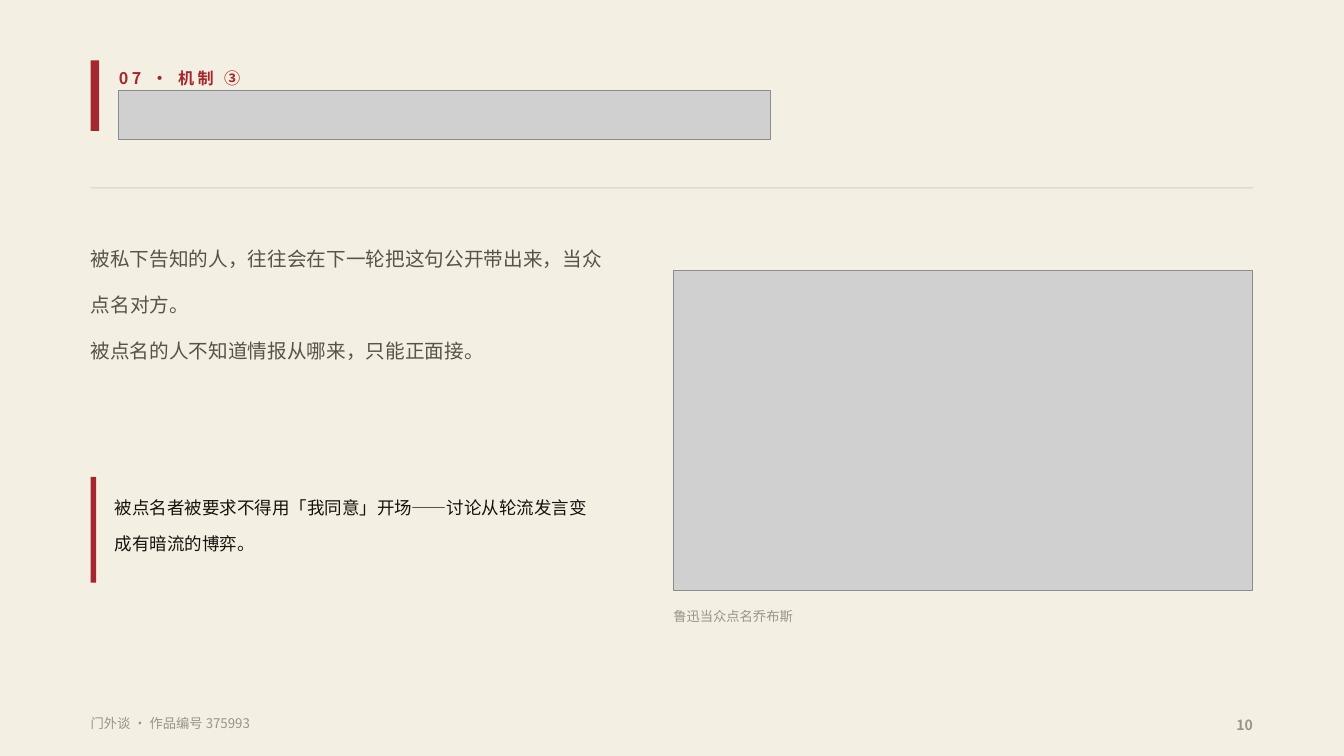
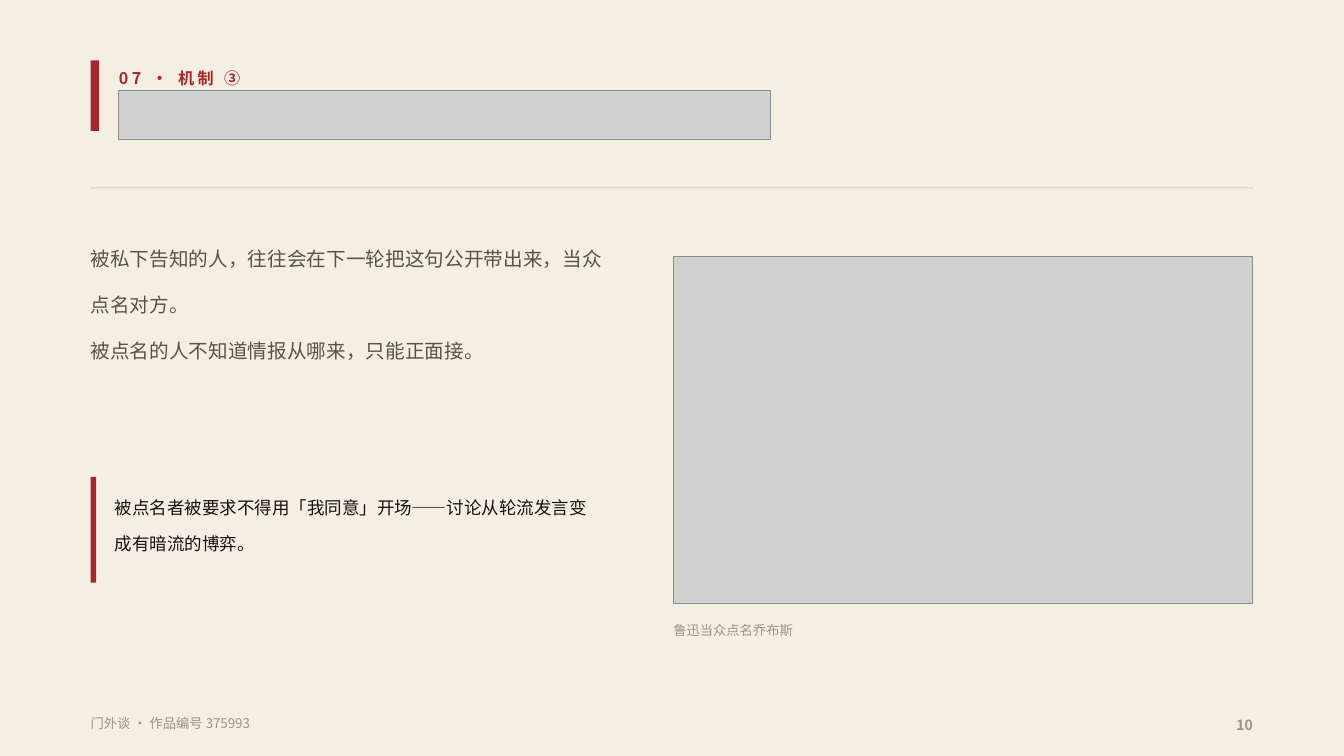
Before and after one commit to fsh114514/menwaitan, a slide deck: slide 10 of competition/答辩PPT.pptx. Drawn at 1344x756 pixels with LibreOffice and Linux fonts; fonts in the diff are those of the drawing; grey boxes stand for pictures. Boxes give left, top, right and bottom in pixels: in the first picture for what was removed or moved away, otherwise in the second. Text is boxed around its words. In the diff, an @@ line names an element or a change of style, - is before the commit and + after.

```diff
--- a/competition/答辩PPT.pptx
+++ b/competition/答辩PPT.pptx
@@ picture: place and size @@
-picture at box(674, 270, 1253, 591)
+picture at box(674, 257, 1253, 604)
@@ text "鲁迅当众点名乔布斯": place and size @@
-text "鲁迅当众点名乔布斯" at box(673, 610, 792, 622)
+text "鲁迅当众点名乔布斯" at box(673, 624, 792, 636)
```
Also in this commit, not shown: 5 other slides changed, 2 other files.
